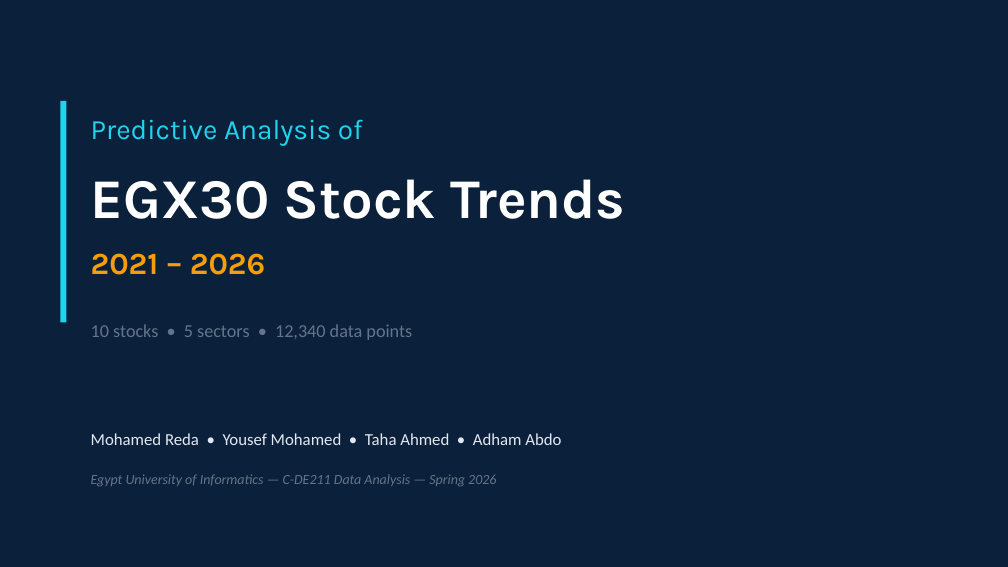
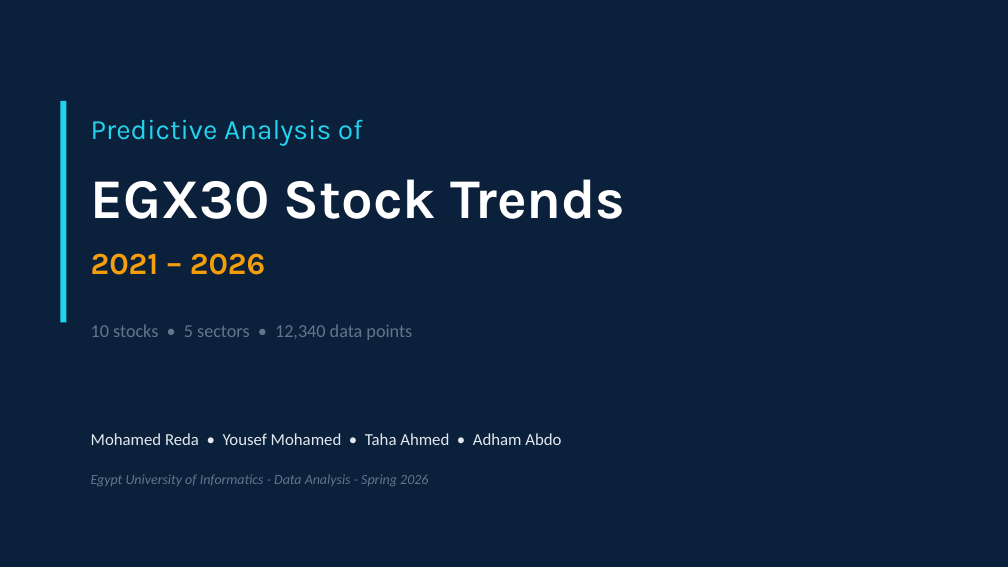
Before and after one commit to mohamedredasafan1/dataroom, a slide deck: slide 1 of EGX30_Presentation_Final.pptx. Drawn at 1008x567 pixels with LibreOffice and Linux fonts; fonts in the diff are those of the drawing. Boxes give left, top, right and bottom in pixels: in the first picture for what was removed or moved away, otherwise in the second. Text is boxed around its words. In the diff, an @@ line names an element or a change of style, - is before the commit and + after.

```diff
--- a/EGX30_Presentation_Final.pptx
+++ b/EGX30_Presentation_Final.pptx
@@ text at [91,474,428,486]: text changed @@
-Egypt University of Informatics — C-DE211 Data Analysis — Spring 2026
+Egypt University of Informatics - Data Analysis - Spring 2026
```
Also in this commit, not shown: 9 other slides changed.
